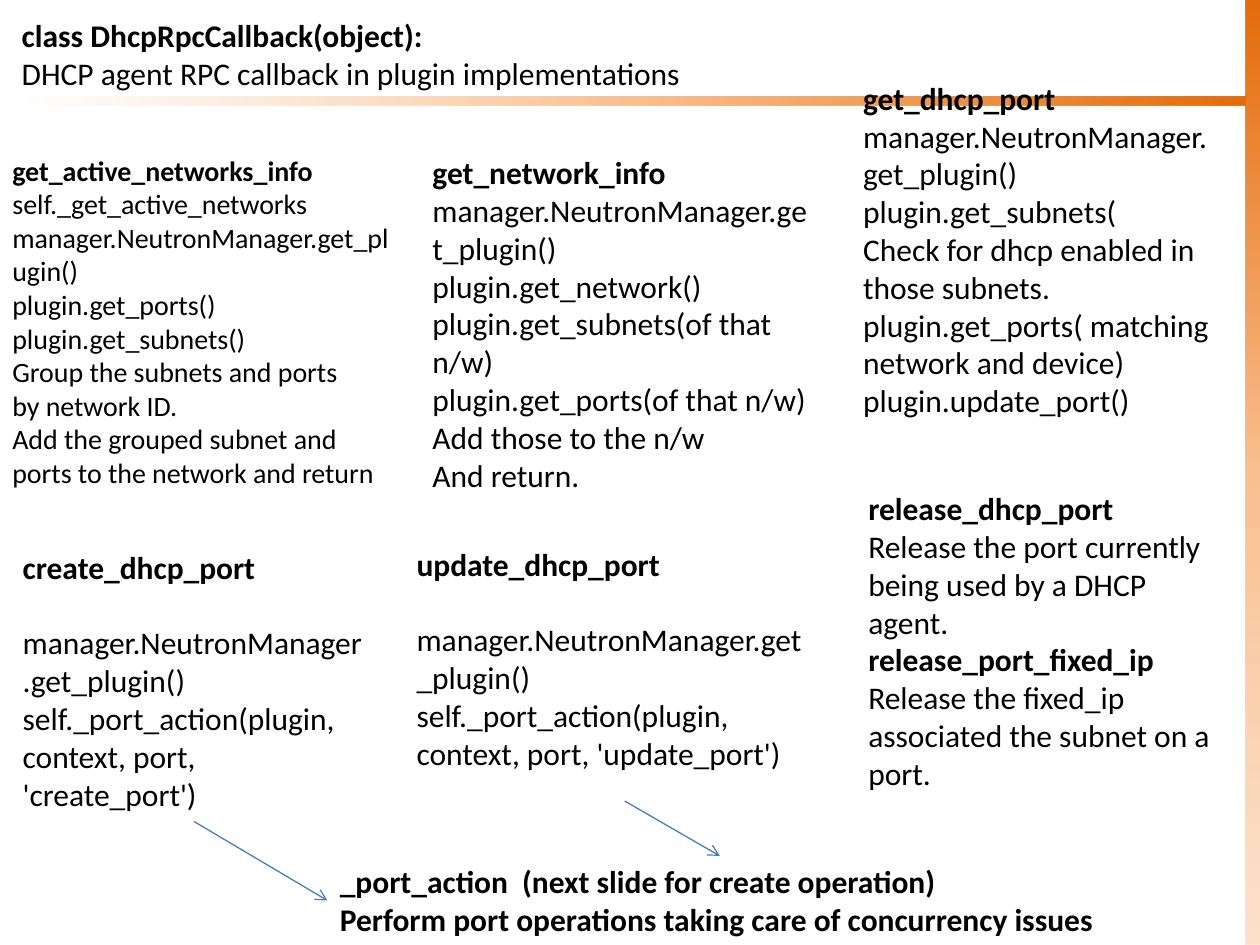
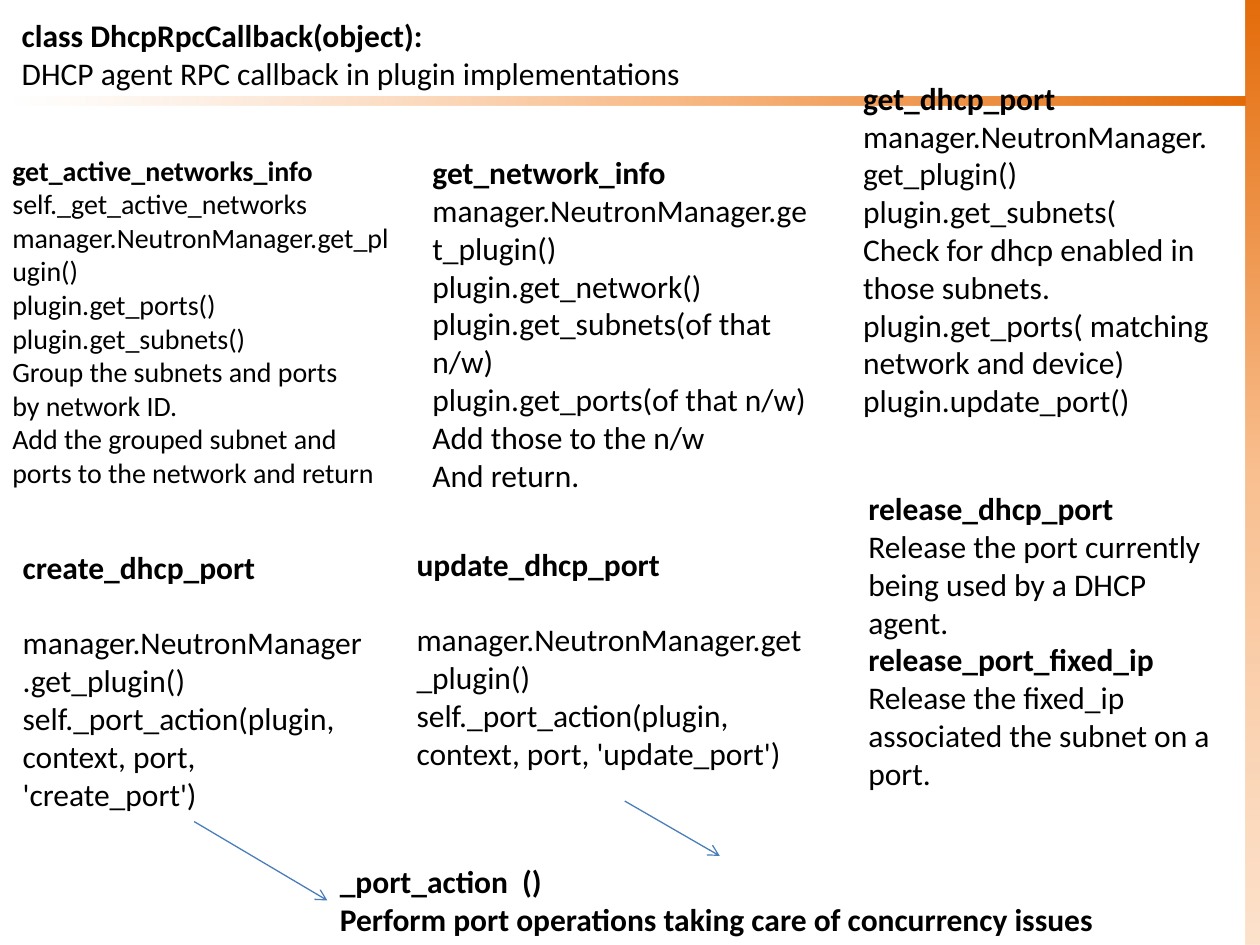
Before and after one commit to sknrao/openstack-neutron-revengg, a slide deck: slide 17 of OS-Neutron-DHCP.pptx. Drawn at 1260x945 pixels with LibreOffice and Linux fonts; fonts in the diff are those of the drawing. Boxes give left, top, right and bottom in pixels: in the first picture for what was removed or moved away, otherwise in the second. Text is boxed around its words. In the diff, an @@ line names an element or a change of style, - is before the commit and + after.

```diff
--- a/OS-Neutron-DHCP.pptx
+++ b/OS-Neutron-DHCP.pptx
@@ text at (340,871,508,898): text changed @@
-_port_action (next slide for create operation)
+_port_action ()
```
Also in this commit, not shown: 3 other slides changed, 1 slide removed, 3 other files.
